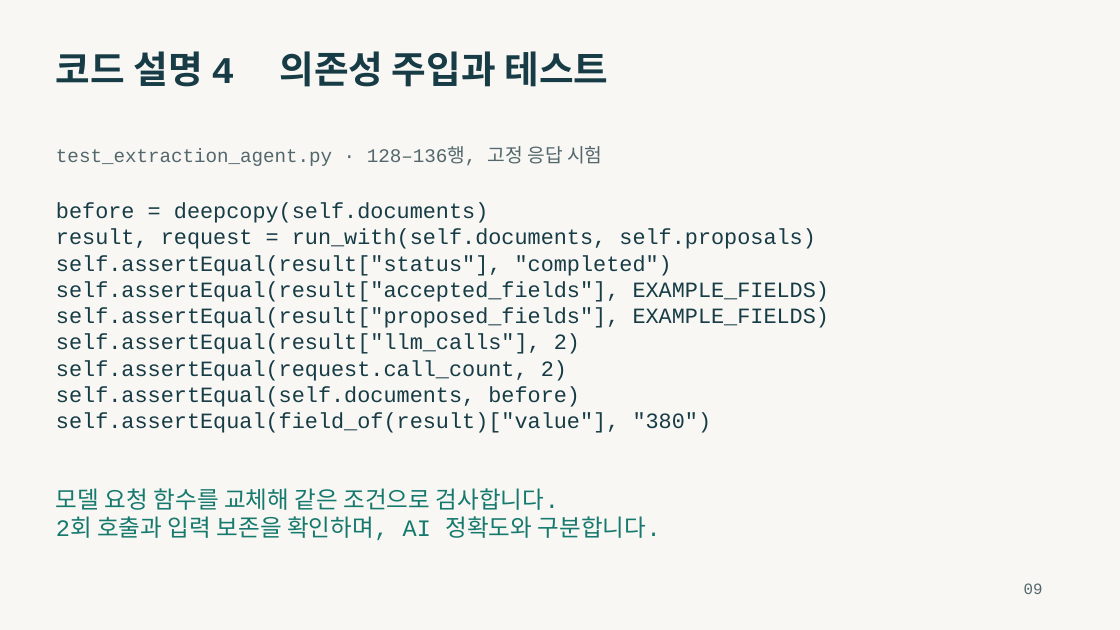
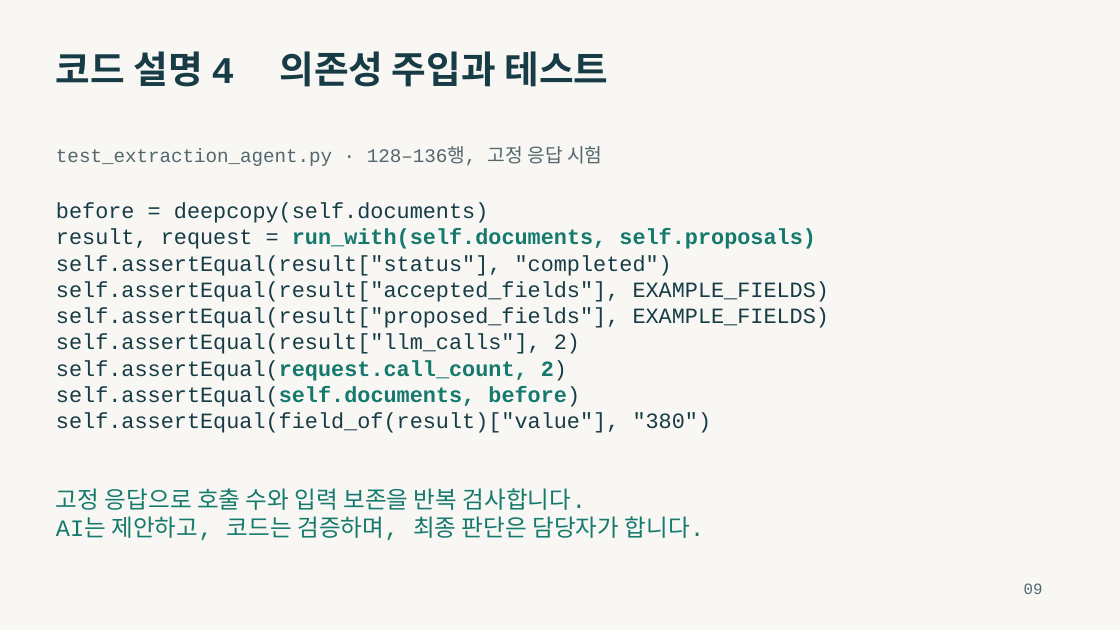
Before and after one commit to seogdo/transformer-spec-review, a slide deck: slide 9 of output/presentations/transformer-spec-review-presentation.pptx. Drawn at 1120x630 pixels with LibreOffice and Linux fonts; fonts in the diff are those of the drawing. Boxes give left, top, right and bottom in pixels: in the first picture for what was removed or moved away, otherwise in the second. Text is boxed around its words. In the diff, an @@ line names an element or a change of style, - is before the commit and + after.

```diff
--- a/output/presentations/transformer-spec-review-presentation.pptx
+++ b/output/presentations/transformer-spec-review-presentation.pptx
@@ text at (x1=56, y1=229, x2=816, y2=407): text colour #173C46 to #15796D, bold on in "run_with(self.documents, self.proposals)", "self.assertEqual(request.call_count, 2)", "self.assertEqual(self.documents, before)" @@
@@ text at (x1=56, y1=488, x2=705, y2=540): text changed @@
-모델 요청 함수를 교체해 같은 조건으로 검사합니다.
-2회 호출과 입력 보존을 확인하며, AI 정확도와 구분합니다.
+고정 응답으로 호출 수와 입력 보존을 반복 검사합니다.
+AI는 제안하고, 코드는 검증하며, 최종 판단은 담당자가 합니다.
```
Also in this commit, not shown: 4 other slides changed, 2 other files.
